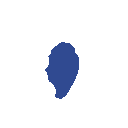
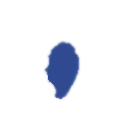
Layered file, before and after one edit (w=128, h=128). Changes by layer:
painted on "Layer #17" over (43, 40, 81, 100)
